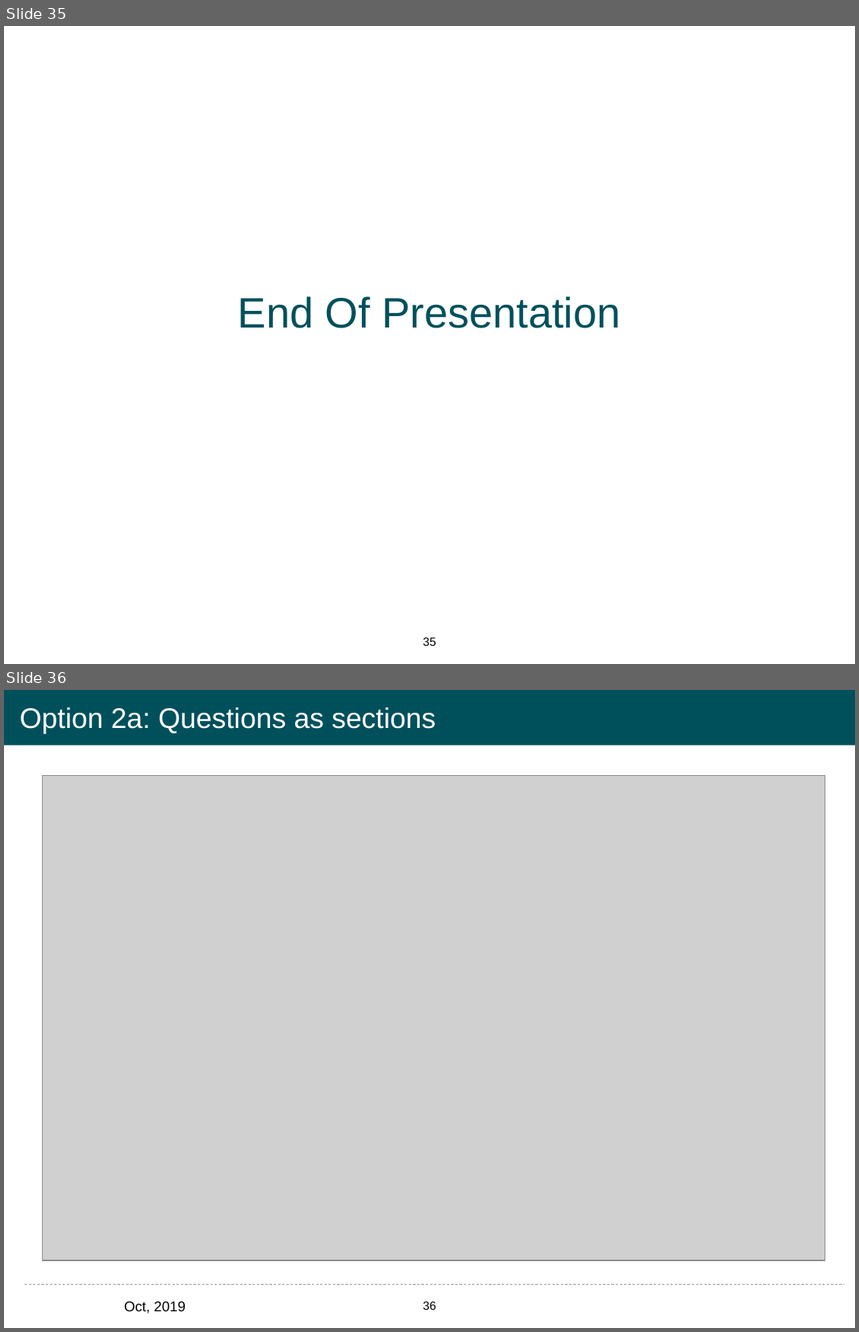
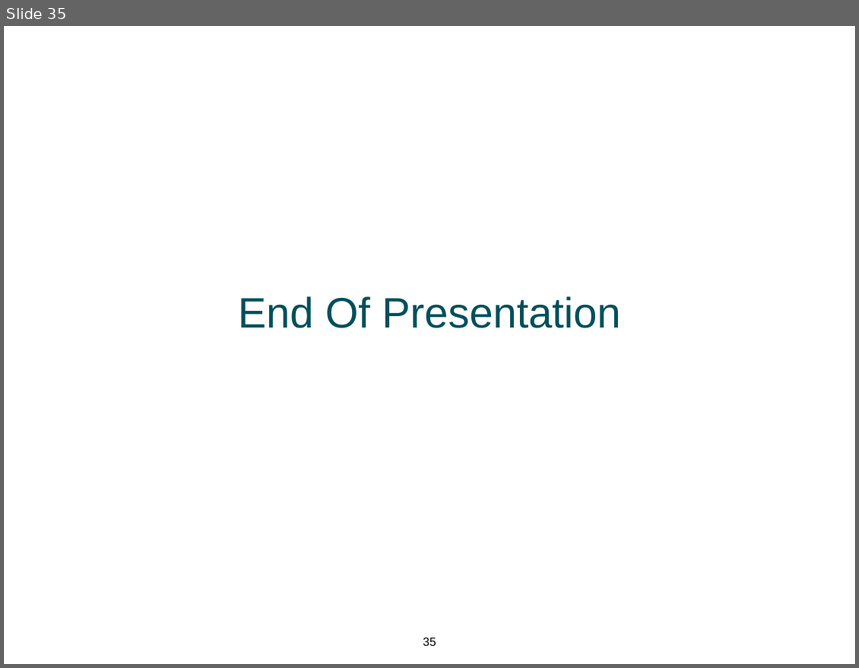
Before and after one commit to leonardodls/product-introduction-financial-accounting, a slide deck: assets/public/Documents/Class Trial/Documents/Class Trial - Specifications.pptx. Shown one above the other, each under a label of ours: slides 35 and 36 before the commit, slide 35 after it. The pictures are 859x1332 and 859x668 pixels, drawn with LibreOffice and Linux fonts; fonts in the diff are those of the drawing; grey boxes stand for pictures; background and template pictures are left out. Boxes give left, top, right and bottom in pixels: in the first picture for what was removed or moved away, otherwise in the second. Text is boxed around its words. In the diff, an @@ line names an element or a change of style, - is before the commit and + after.

```diff
--- a/assets/public/Documents/Class Trial/Documents/Class Trial - Specifications.pptx
+++ b/assets/public/Documents/Class Trial/Documents/Class Trial - Specifications.pptx
@@ slide 36 removed at (4,690,855,1328), background #FFFFFF; not listed: 1 template element that a slide beside it also shows @@
@@ rectangle removed at (4,690,855,745) @@
@@ title removed at (20,707,436,734) @@
-Option 2a: Questions as sections
@@ picture removed at (42,775,826,1260) @@
@@ line removed from (25, 1285) to (844, 1285) @@
@@ text removed at (124,1302,185,1314) @@
-Oct, 2019
```
Also in this commit, not shown: 31 other files.
